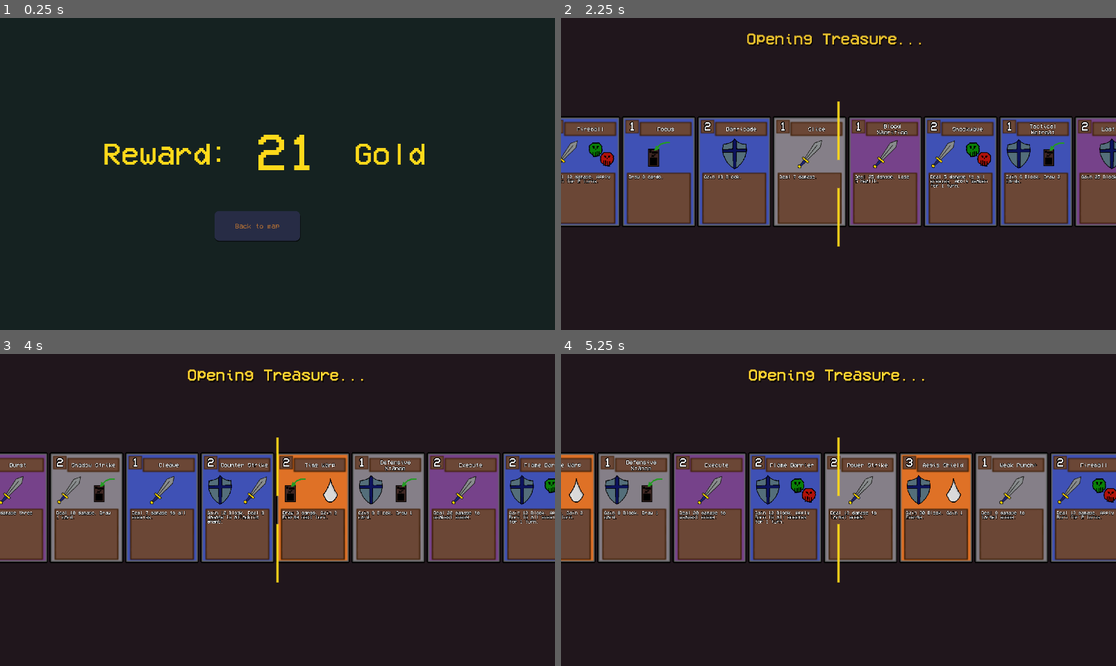
Above: before the commit, frames 1-4 (two rows, left to right).
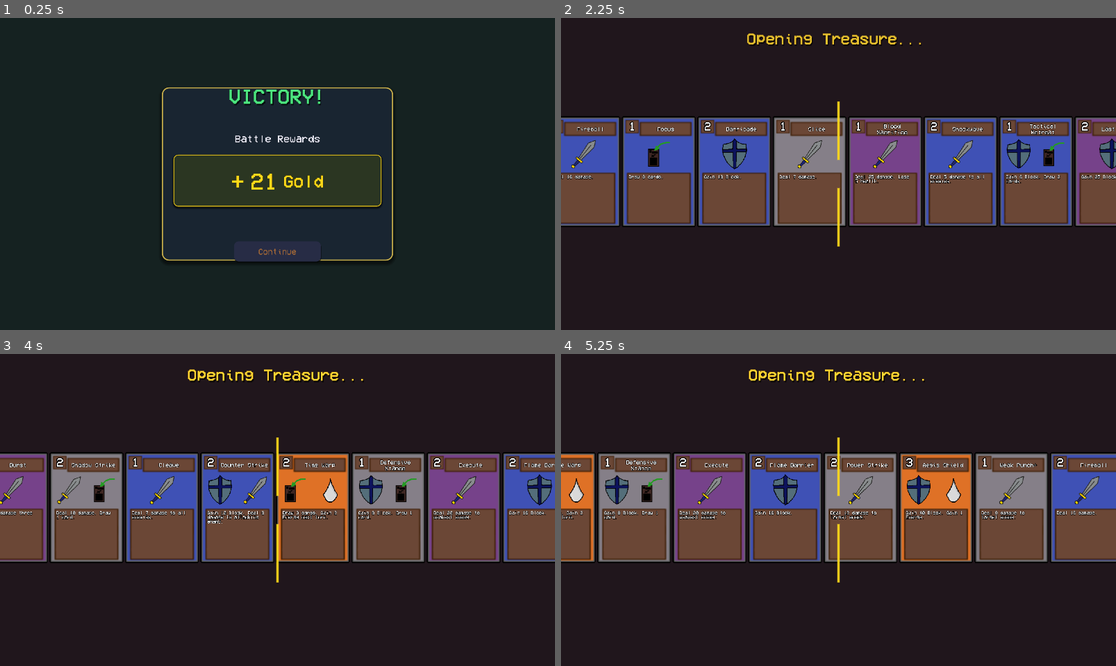
Above: after the commit, the same moments.

Repository: arch-jpg/eidsWi25
Game: Godot game, scene res://scenes/fightscene/rewards_screen.tscn
The game is run twice, just before and just after one commit, with the same random seed, the same clock (stepped at 60 frames per second) and the same inputs. This scene is started directly instead of the project's main scene.
Inputs (mouse positions are in pixels of both pictures, inside the frame that each line leads up to):
- Up to frame 1 (0.25 s): no input
- Up to frame 2 (2.25 s): click "Back to map" (after the commit: "Continue") at 0.5 s; click "Treasure" at 1.25 s; click "Open Treasure" at 2 s
- Up to frame 3 (4 s): tap Enter at 2.75 s; drag from (44, 506) to (333, 441) at 2.77 s; drag from (11, 506) to (249, 572) at 3.52 s
- Up to frame 4 (5.25 s): move the mouse to (633, 506) at 4.27 s; tap G at 4.35 s; click (633, 506) at 4.42 s; drag from (599, 506) to (672, 463) at 5.02 s

The runs differ from the first frame. In frame 1, 4.2% of the frame differs, in the area x 18-77%, y 22-79%; in frame 2, 0.9%; in frame 3, 0.7%; in frame 4, 1.3%.

Commit message:
deletet status effect karts, changed some values, prettier reward screen

Diff:
--- a/data/cards.json
+++ b/data/cards.json
@@ -84,7 +84,7 @@
 	{
 	  "id": "frost_nova",
 	  "name": "Frost Nova",
-	  "description": "Deal 3 Ice damage to all enemies. Apply Chill for 2 turns.",
+	  "description": "Deal 25 Ice damage to all enemies.",
 	  "type": "attack",
 	  "rarity": "uncommon",
 	  "energy_cost": 2,
@@ -93,17 +93,11 @@
 		{
 		  "type": "damage",
 		  "element": "standard",
-		  "value": 3,
+		  "value": 25,
 		  "target": "all_enemies"
-		},
-		{
-		  "type": "status_effect",
-		  "effect_name": "chill",
-		  "duration": 2,
-		  "target": "all_enemies"
-		}
-	  ],
-	  "keywords": ["ice", "chill", "aoe"],
+		}
+	  ],
+	  "keywords": ["ice", "aoe"],
 	  "upgrade_path": "frost_nova_plus"
 	},
 	{
@@ -158,7 +152,7 @@
 	{
 	  "id": "inferno",
 	  "name": "Inferno",
-	  "description": "Deal 15 Fire damage to all enemies. Apply Burn for 3 turns.",
+	  "description": "Deal 30 Fire damage to all enemies.",
 	  "type": "attack",
 	  "rarity": "rare",
 	  "energy_cost": 3,
@@ -167,18 +161,11 @@
 		{
 		  "type": "damage",
 		  "element": "standard",
-		  "value": 15,
+		  "value": 30,
 		  "target": "all_enemies"
-		},
-		{
-		  "type": "status_effect",
-		  "effect_name": "burn",
-		  "value": 3,
-		  "duration": 3,
-		  "target": "all_enemies"
-		}
-	  ],
-	  "keywords": ["fire", "burn", "aoe"],
+		}
+	  ],
+	  "keywords": ["fire", "aoe"],
 	  "upgrade_path": "inferno_plus"
 	},
 	{
@@ -318,7 +305,7 @@
 	{
 	  "id": "poison_dagger",
 	  "name": "Poison Dagger",
-	  "description": "Deal 5 damage. Apply Weaken for 2 turns.",
+	  "description": "Deal 5 damage.",
 	  "type": "attack",
 	  "rarity": "common",
 	  "energy_cost": 1,
@@ -329,15 +316,9 @@
 		  "element": "standard",
 		  "value": 5,
 		  "target": "selected_enemy"
-		},
-		{
-		  "type": "status_effect",
-		  "effect_name": "weaken",
-		  "duration": 2,
-		  "target": "selected_enemy"
-		}
-	  ],
-	  "keywords": ["poison", "weaken"],
+		}
+	  ],
+	  "keywords": ["poison"],
 	  "upgrade_path": "poison_dagger_plus"
 	},
 	{
@@ -474,26 +455,19 @@
 	{
 	  "id": "flame_barrier",
 	  "name": "Flame Barrier",
-	  "description": "Gain 12 Block. Apply Burn to all enemies for 1 turn.",
-	  "type": "defense",
-	  "rarity": "uncommon",
-	  "energy_cost": 2,
-	  "target": "self",
-	  "effects": [
-		{
-		  "type": "block",
-		  "value": 12,
-		  "target": "self"
-		},
-		{
-		  "type": "status_effect",
-		  "effect_name": "burn",
-		  "value": 1,
-		  "duration": 1,
-		  "target": "all_enemies"
-		}
-	  ],
-	  "keywords": ["block", "fire", "burn"],
+	  "description": "Gain 16 Block.",
+	  "type": "defense",
+	  "rarity": "uncommon",
+	  "energy_cost": 2,
+	  "target": "self",
+	  "effects": [
+		{
+		  "type": "block",
+		  "value": 16,
+		  "target": "self"
+		}
+	  ],
+	  "keywords": ["block", "fire"],
 	  "upgrade_path": "flame_barrier_plus"
 	},
 	{
@@ -547,7 +521,7 @@
 	{
 	  "id": "meteor_strike",
 	  "name": "Meteor Strike",
-	  "description": "Deal 18 damage to random enemy. Apply Vulnerable for 2 turns.",
+	  "description": "Deal 25 damage to random enemy.",
 	  "type": "attack",
 	  "rarity": "rare",
 	  "energy_cost": 3,
@@ -556,17 +530,11 @@
 		{
 		  "type": "damage",
 		  "element": "standard",
-		  "value": 18,
+		  "value": 25,
 		  "target": "random_enemy"
-		},
-		{
-		  "type": "status_effect",
-		  "effect_name": "vulnerable",
-		  "duration": 2,
-		  "target": "random_enemy"
-		}
-	  ],
-	  "keywords": ["meteor", "vulnerable", "random"],
+		}
+	  ],
+	  "keywords": ["meteor", "random"],
 	  "upgrade_path": "meteor_strike_plus"
 	},
 	{
@@ -595,7 +563,7 @@
 	{
 	  "id": "soul_reaper",
 	  "name": "Soul Reaper",
-	  "description": "Deal 30 damage to weakest enemy.",
+	  "description": "Deal 50 damage to weakest enemy.",
 	  "type": "attack",
 	  "rarity": "legendary",
 	  "energy_cost": 4,
@@ -604,7 +572,7 @@
 		{
 		  "type": "damage",
 		  "element": "standard",
-		  "value": 30,
+		  "value": 50,
 		  "target": "weakest_enemy"
 		}
 	  ],
@@ -614,7 +582,7 @@
 	{
 	  "id": "aegis_shield",
 	  "name": "Aegis Shield",
-	  "description": "Gain 30 Block. Gain 1 Energy.",
+	  "description": "Gain 40 Block. Gain 1 Energy.",
 	  "type": "defense",
 	  "rarity": "legendary",
 	  "energy_cost": 3,
@@ -622,7 +590,7 @@
 	  "effects": [
 		{
 		  "type": "block",
-		  "value": 30,
+		  "value": 40,
 		  "target": "self"
 		},
 		{
@@ -893,7 +861,7 @@
 	{
 	  "id": "shockwave",
 	  "name": "Shockwave",
-	  "description": "Deal 5 damage to all enemies. Apply Weaken for 1 turn.",
+	  "description": "Deal 5 damage to all enemies.",
 	  "type": "attack",
 	  "rarity": "uncommon",
 	  "energy_cost": 2,
@@ -904,15 +872,9 @@
 		  "element": "standard",
 		  "value": 5,
 		  "target": "all_enemies"
-		},
-		{
-		  "type": "status_effect",
-		  "effect_name": "weaken",
-		  "duration": 1,
-		  "target": "all_enemies"
-		}
-	  ],
-	  "keywords": ["aoe", "weaken"]
+		}
+	  ],
+	  "keywords": ["aoe"]
 	},
 	{
 	  "id": "rally",
@@ -992,27 +954,20 @@
 	{
 	  "id": "fireball",
 	  "name": "Fireball",
-	  "description": "Deal 12 damage. Apply Burn for 2 turns.",
-	  "type": "attack",
-	  "rarity": "uncommon",
-	  "energy_cost": 2,
-	  "target": "enemy_single",
-	  "effects": [
-		{
-		  "type": "damage",
-		  "element": "standard",
-		  "value": 12,
-		  "target": "selected_enemy"
-		},
-		{
-		  "type": "status_effect",
-		  "effect_name": "burn",
-		  "value": 2,
-		  "duration": 2,
-		  "target": "selected_enemy"
-		}
-	  ],
-	  "keywords": ["fire", "burn"]
+	  "description": "Deal 16 damage.",
+	  "type": "attack",
+	  "rarity": "uncommon",
+	  "energy_cost": 2,
+	  "target": "enemy_single",
+	  "effects": [
+		{
+		  "type": "damage",
+		  "element": "standard",
+		  "value": 16,
+		  "target": "selected_enemy"
+		}
+	  ],
+	  "keywords": ["fire"]
 	},
 	{
 	  "id": "refresh",
@@ -1142,26 +1097,20 @@
 	{
 	  "id": "venom_strike",
 	  "name": "Venom Strike",
-	  "description": "Deal 7 damage. Apply Weaken for 2 turns.",
-	  "type": "attack",
-	  "rarity": "uncommon",
-	  "energy_cost": 2,
-	  "target": "enemy_single",
-	  "effects": [
-		{
-		  "type": "damage",
-		  "element": "standard",
-		  "value": 7,
-		  "target": "selected_enemy"
-		},
-		{
-		  "type": "status_effect",
-		  "effect_name": "weaken",
-		  "duration": 2,
-		  "target": "selected_enemy"
-		}
-	  ],
-	  "keywords": ["poison", "weaken"]
+	  "description": "Deal 12 damage.",
+	  "type": "attack",
+	  "rarity": "uncommon",
+	  "energy_cost": 2,
+	  "target": "enemy_single",
+	  "effects": [
+		{
+		  "type": "damage",
+		  "element": "standard",
+		  "value": 12,
+		  "target": "selected_enemy"
+		}
+	  ],
+	  "keywords": ["poison"]
 	},
 	{
 	  "id": "shield_charge",
@@ -1224,7 +1173,7 @@
 	{
 	  "id": "infinity_blade",
 	  "name": "Infinity Blade",
-	  "description": "Deal 40 damage.",
+	  "description": "Deal 60 damage.",
 	  "type": "attack",
 	  "rarity": "legendary",
 	  "energy_cost": 5,
@@ -1233,7 +1182,7 @@
 		{
 		  "type": "damage",
 		  "element": "standard",
-		  "value": 40,
+		  "value": 60,
 		  "target": "selected_enemy"
 		}
 	  ],
--- a/scenes/fightscene/rewards_screen.gd
+++ b/scenes/fightscene/rewards_screen.gd
@@ -2,8 +2,8 @@
 
 
 func _on_exit_pressed() -> void:
-	var gold_amount: int = int(get_child(3).text)
+	var gold_label = $CenterContainer/MainPanel/VBoxContainer/GoldPanel/GoldContainer.get_node("gold amount")
+	var gold_amount: int = int(gold_label.text)
 	GameState.add_gold(gold_amount)
-	print(get_child(3).text)
+	print("Gold earned: ", gold_amount)
 	get_tree().change_scene_to_file("res://scenes/map_system/map_screen.tscn")
-	pass # Replace with function body.
--- a/scenes/fightscene/rewards_screen.tscn
+++ b/scenes/fightscene/rewards_screen.tscn
@@ -1,8 +1,37 @@
-[gd_scene load_steps=8 format=3 uid="uid://dbesgtcfk251s"]
+[gd_scene load_steps=10 format=3 uid="uid://dbesgtcfk251s"]
 
 [ext_resource type="FontFile" uid="uid://beym5dfo74cv0" path="res://scenes/mainmenu/VCR_OSD_MONO_1.001.ttf" id="1_jq2ib"]
-[ext_resource type="Script" path="res://scenes/fightscene/rewards_screen.gd" id="1_x0mi1"]
+[ext_resource type="Script" uid="uid://bkug6yd26jbh5" path="res://scenes/fightscene/rewards_screen.gd" id="1_x0mi1"]
 [ext_resource type="Script" path="res://scenes/fightscene/reaward_gold_counter.gd" id="2_x0mi1"]
+
+[sub_resource type="StyleBoxFlat" id="StyleBoxFlat_panel"]
+bg_color = Color(0.1, 0.15, 0.2, 0.95)
+border_width_left = 4
+border_width_top = 4
+border_width_right = 4
+border_width_bottom = 4
+border_color = Color(0.8, 0.7, 0.3, 1)
+corner_radius_top_left = 24
+corner_radius_top_right = 24
+corner_radius_bottom_right = 24
+corner_radius_bottom_left = 24
+shadow_color = Color(0, 0, 0, 0.5)
+shadow_size = 12
+shadow_offset = Vector2(0, 8)
+
+[sub_resource type="StyleBoxFlat" id="StyleBoxFlat_goldpanel"]
+bg_color = Color(0.2, 0.25, 0.15, 0.8)
+border_width_left = 3
+border_width_top = 3
+border_width_right = 3
+border_width_bottom = 3
+border_color = Color(1, 0.85, 0.1, 0.8)
+corner_radius_top_left = 16
+corner_radius_top_right = 16
+corner_radius_bottom_right = 16
+corner_radius_bottom_left = 16
+shadow_size = 6
+shadow_offset = Vector2(0, 4)
 
 [sub_resource type="StyleBoxEmpty" id="StyleBoxEmpty_e6gao"]
 
@@ -41,39 +70,123 @@
 offset_bottom = 1083.0
 color = Color(0.0823529, 0.133333, 0.129412, 1)
 
-[node name="exit" type="Button" parent="."]
-custom_minimum_size = Vector2(0, 60)
-offset_left = 742.0
-offset_top = 668.0
-offset_right = 1038.0
-offset_bottom = 771.0
+[node name="CenterContainer" type="CenterContainer" parent="."]
+offset_right = 1920.0
+offset_bottom = 1080.0
+
+[node name="MainPanel" type="Panel" parent="CenterContainer"]
+custom_minimum_size = Vector2(800, 600)
+layout_mode = 2
+theme_override_styles/panel = SubResource("StyleBoxFlat_panel")
+
+[node name="VBoxContainer" type="VBoxContainer" parent="CenterContainer/MainPanel"]
+layout_mode = 1
+anchors_preset = 15
+anchor_right = 1.0
+anchor_bottom = 1.0
+offset_left = 40.0
+offset_top = 40.0
+offset_right = -40.0
+offset_bottom = -40.0
+grow_horizontal = 2
+grow_vertical = 2
+theme_override_constants/separation = 40
+
+[node name="VictoryLabel" type="Label" parent="CenterContainer/MainPanel/VBoxContainer"]
+layout_mode = 2
+theme_override_colors/font_color = Color(0.3, 0.9, 0.5, 1)
+theme_override_colors/font_shadow_color = Color(0, 0, 0, 0.8)
+theme_override_colors/font_outline_color = Color(0.1, 0.4, 0.2, 1)
+theme_override_constants/shadow_offset_x = 3
+theme_override_constants/shadow_offset_y = 5
+theme_override_constants/outline_size = 4
+theme_override_fonts/font = ExtResource("1_jq2ib")
+theme_override_font_sizes/font_size = 72
+text = "VICTORY!"
+horizontal_alignment = 1
+
+[node name="Spacer1" type="Control" parent="CenterContainer/MainPanel/VBoxContainer"]
+custom_minimum_size = Vector2(0, 20)
+layout_mode = 2
+
+[node name="RewardLabel" type="Label" parent="CenterContainer/MainPanel/VBoxContainer"]
+layout_mode = 2
+theme_override_colors/font_color = Color(0.9, 0.9, 0.95, 1)
+theme_override_colors/font_outline_color = Color(0, 0, 0, 0.5)
+theme_override_constants/outline_size = 2
+theme_override_fonts/font = ExtResource("1_jq2ib")
+theme_override_font_sizes/font_size = 36
+text = "Battle Rewards"
+horizontal_alignment = 1
+
+[node name="GoldPanel" type="Panel" parent="CenterContainer/MainPanel/VBoxContainer"]
+custom_minimum_size = Vector2(0, 180)
+layout_mode = 2
+theme_override_styles/panel = SubResource("StyleBoxFlat_goldpanel")
+
+[node name="GoldContainer" type="HBoxContainer" parent="CenterContainer/MainPanel/VBoxContainer/GoldPanel"]
+layout_mode = 1
+anchors_preset = 8
+anchor_left = 0.5
+anchor_top = 0.5
+anchor_right = 0.5
+anchor_bottom = 0.5
+offset_left = -200.0
+offset_top = -60.0
+offset_right = 200.0
+offset_bottom = 60.0
+grow_horizontal = 2
+grow_vertical = 2
+theme_override_constants/separation = 20
+alignment = 1
+
+[node name="GoldIcon" type="Label" parent="CenterContainer/MainPanel/VBoxContainer/GoldPanel/GoldContainer"]
+layout_mode = 2
+theme_override_colors/font_color = Color(1, 0.85, 0.1, 1)
+theme_override_colors/font_outline_color = Color(0.5, 0.4, 0, 1)
+theme_override_constants/outline_size = 3
+theme_override_fonts/font = ExtResource("1_jq2ib")
+theme_override_font_sizes/font_size = 80
+text = "+"
+
+[node name="gold amount" type="Label" parent="CenterContainer/MainPanel/VBoxContainer/GoldPanel/GoldContainer"]
+layout_mode = 2
+theme_override_colors/font_color = Color(1, 0.85098, 0.101961, 1)
+theme_override_colors/font_outline_color = Color(0.5, 0.4, 0, 1)
+theme_override_constants/outline_size = 3
+theme_override_fonts/font = ExtResource("1_jq2ib")
+theme_override_font_sizes/font_size = 80
+text = "25"
+script = ExtResource("2_x0mi1")
+
+[node name="GoldText" type="Label" parent="CenterContainer/MainPanel/VBoxContainer/GoldPanel/GoldContainer"]
+layout_mode = 2
+theme_override_colors/font_color = Color(1, 0.85, 0.1, 1)
+theme_override_colors/font_outline_color = Color(0.5, 0.4, 0, 1)
+theme_override_constants/outline_size = 3
+theme_override_fonts/font = ExtResource("1_jq2ib")
+theme_override_font_sizes/font_size = 60
+text = "Gold"
+vertical_alignment = 2
+
+[node name="Spacer2" type="Control" parent="CenterContainer/MainPanel/VBoxContainer"]
+custom_minimum_size = Vector2(0, 40)
+layout_mode = 2
+size_flags_vertical = 3
+
+[node name="exit" type="Button" parent="CenterContainer/MainPanel/VBoxContainer"]
+custom_minimum_size = Vector2(300, 70)
+layout_mode = 2
+size_flags_horizontal = 4
 theme_override_colors/font_hover_color = Color(0.615686, 0.396078, 0.215686, 1)
 theme_override_colors/font_color = Color(0.615133, 0.397776, 0.217245, 1)
 theme_override_colors/font_pressed_color = Color(1, 1, 1, 1)
 theme_override_fonts/font = ExtResource("1_jq2ib")
-theme_override_font_sizes/font_size = 24
+theme_override_font_sizes/font_size = 28
 theme_override_styles/focus = SubResource("StyleBoxEmpty_e6gao")
 theme_override_styles/hover = SubResource("StyleBoxFlat_2677v")
 theme_override_styles/pressed = SubResource("StyleBoxFlat_yr55s")
 theme_override_styles/normal = SubResource("StyleBoxFlat_v4ggw")
-text = "Back to map"
+text = "Continue"
 
-[node name="reward" type="Label" parent="."]
-offset_left = 357.0
-offset_top = 419.0
-offset_right = 1402.0
-offset_bottom = 534.0
-theme_override_colors/font_color = Color(1, 0.85098, 0.101961, 1)
-theme_override_font_sizes/font_size = 106
-text = "Reward: 	      Gold"
-
-[node name="gold amount" type="Label" parent="."]
-offset_left = 885.0
-offset_top = 376.0
-offset_right = 1090.0
-offset_bottom = 570.0
-theme_override_colors/font_color = Color(1, 0.85098, 0.101961, 1)
-theme_override_font_sizes/font_size = 181
-script = ExtResource("2_x0mi1")
-
-[connection signal="pressed" from="exit" to="." method="_on_exit_pressed"]
+[connection signal="pressed" from="CenterContainer/MainPanel/VBoxContainer/exit" to="." method="_on_exit_pressed"]
